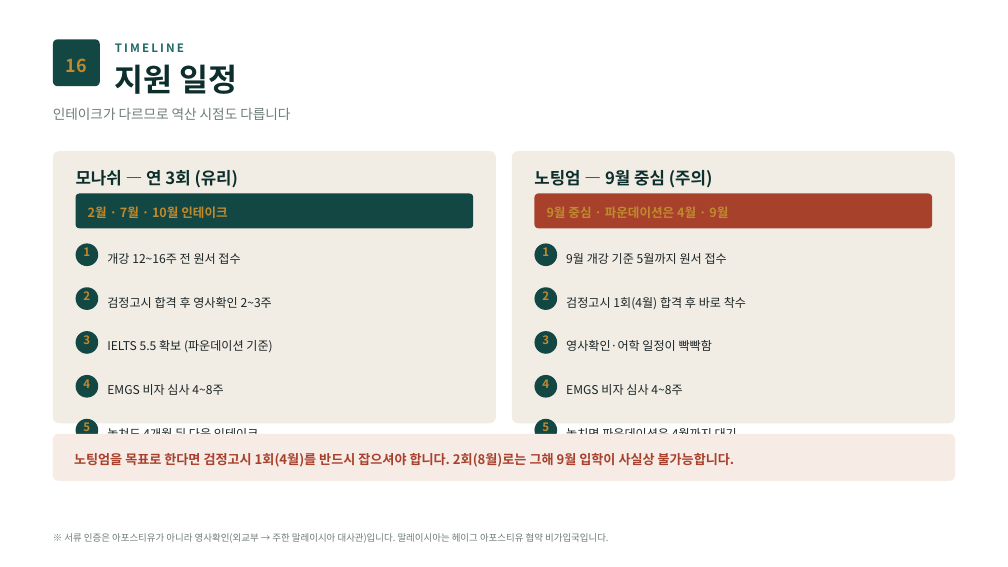
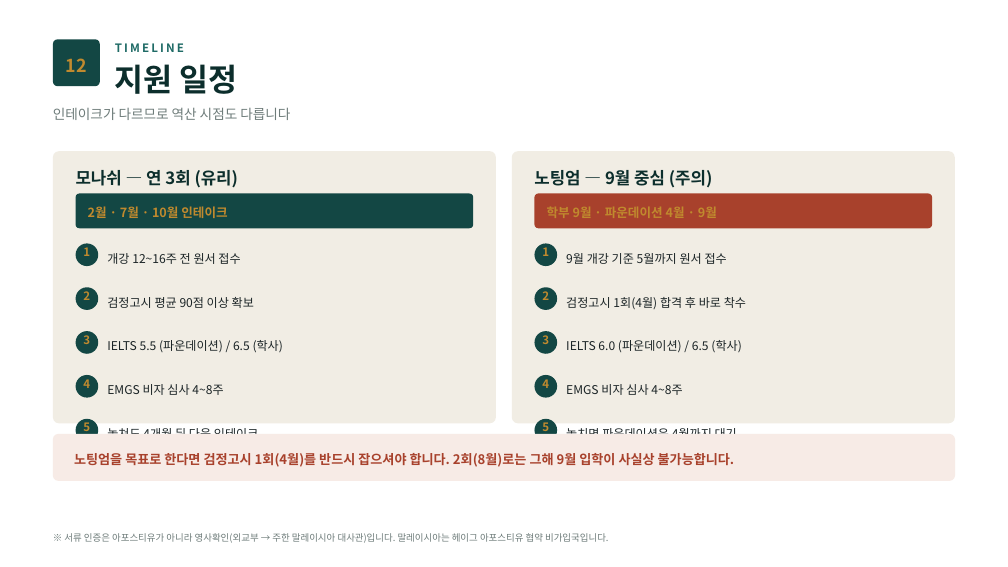
Before and after one commit to ChampionJohan/Johan, a slide deck: slide 13 of design/malaysia-study-live/말레이시아유학_2편_해외직영캠퍼스.pptx (slide 17 before the commit). Drawn at 1008x567 pixels with LibreOffice and Linux fonts; fonts in the diff are those of the drawing. Boxes give left, top, right and bottom in pixels: in the first picture for what was removed or moved away, otherwise in the second. Text is boxed around its words. In the diff, an @@ line names an element or a change of style, - is before the commit and + after.

```diff
--- a/design/malaysia-study-live/말레이시아유학_2편_해외직영캠퍼스.pptx
+++ b/design/malaysia-study-live/말레이시아유학_2편_해외직영캠퍼스.pptx
@@ text at [66, 58, 87, 72]: text changed @@
-16
+12
@@ text at [547, 206, 717, 218]: text changed @@
-9월 중심 · 파운데이션은 4월 · 9월
+학부 9월 · 파운데이션 4월 · 9월
@@ text at [107, 297, 254, 308]: text changed @@
-검정고시 합격 후 영사확인 2~3주
+검정고시 평균 90점 이상 확보
@@ text at [107, 340, 283, 352]: text changed @@
-IELTS 5.5 확보 (파운데이션 기준)
+IELTS 5.5 (파운데이션) / 6.5 (학사)
@@ text at [566, 340, 741, 352]: text changed @@
-영사확인·어학 일정이 빡빡함
+IELTS 6.0 (파운데이션) / 6.5 (학사)
```
Also in this commit, not shown: 11 other slides changed, 5 slides removed, 6 other files.
